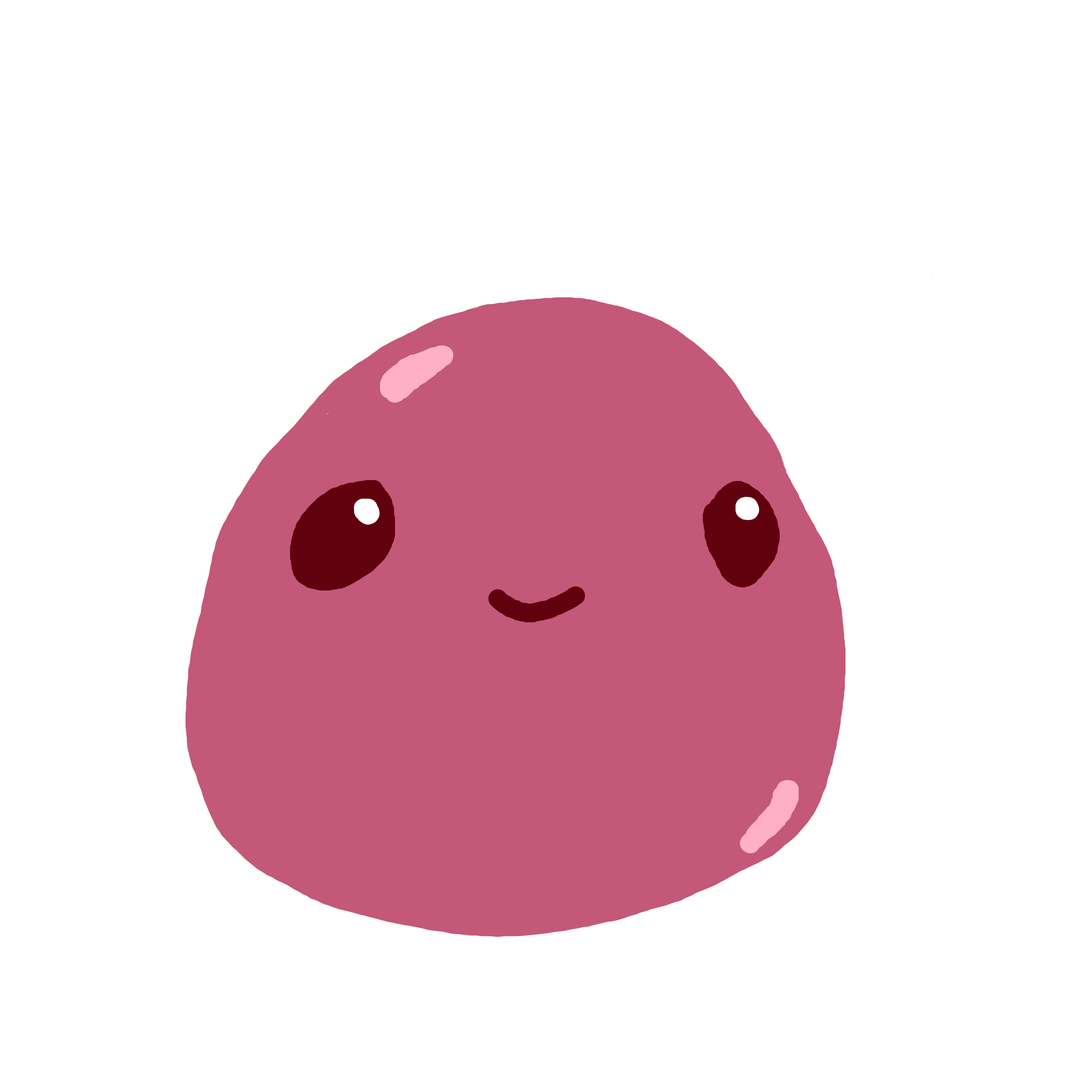
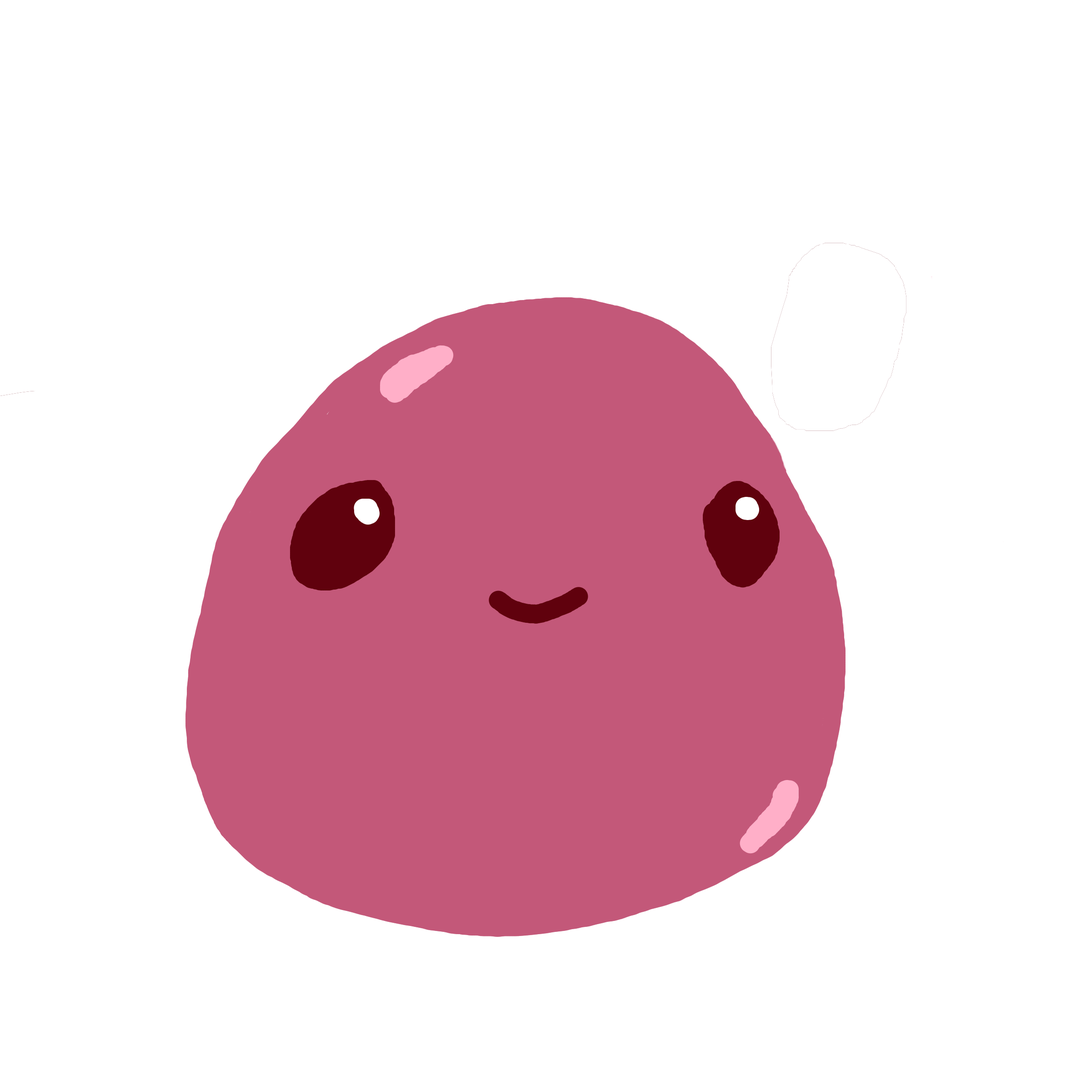
Layers edited between the first and the second 1091×1091 image:
painted on "Layer 4" over [left=0, top=242, right=907, bottom=624]
painted on "Layer 3" over [left=488, top=242, right=907, bottom=624]
painted on "Layer 2" over [left=0, top=242, right=907, bottom=624]
